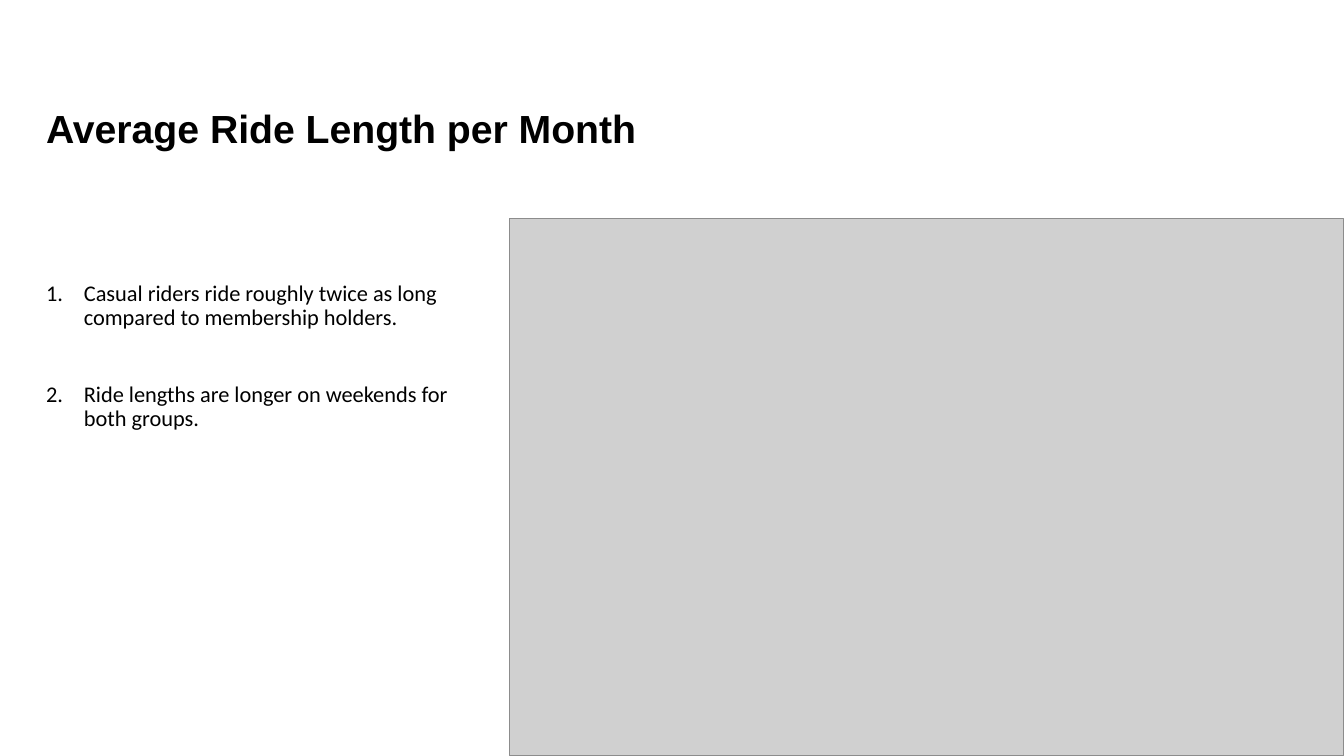
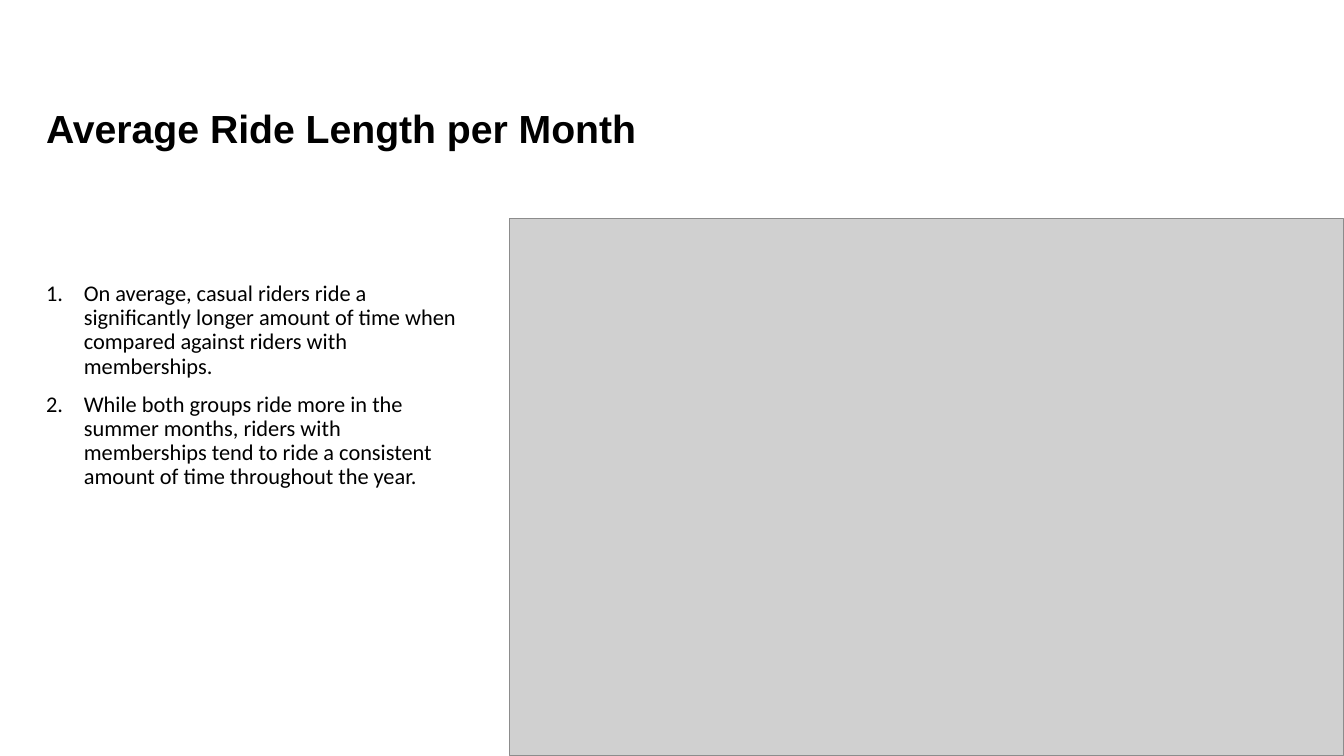
Before and after one commit to jason-heller/Rideshare-Case-Study, a slide deck: slide 11 of analysis_presentation.pptx (slide 9 before the commit). Drawn at 1344x756 pixels with LibreOffice and Linux fonts; fonts in the diff are those of the drawing; grey boxes stand for pictures. Boxes give left, top, right and bottom in pixels: in the first picture for what was removed or moved away, otherwise in the second. Text is boxed around its words. In the diff, an @@ line names an element or a change of style, - is before the commit and + after.

Commit message:
PDF Updates

```diff
--- a/analysis_presentation.pptx
+++ b/analysis_presentation.pptx
@@ text at <box>84,285,456,488</box>: text changed @@
-1. Casual riders ride roughly twice as long compared to membership holders.
-2. Ride lengths are longer on weekends for both groups.
+1. On average, casual riders ride a significantly longer amount of time when compared against riders with memberships.
+2. While both groups ride more in the summer months, riders with memberships tend to ride a consistent amount of time throughout the year.
```
Also in this commit, not shown: 2 other slides changed, 6 slides added.
